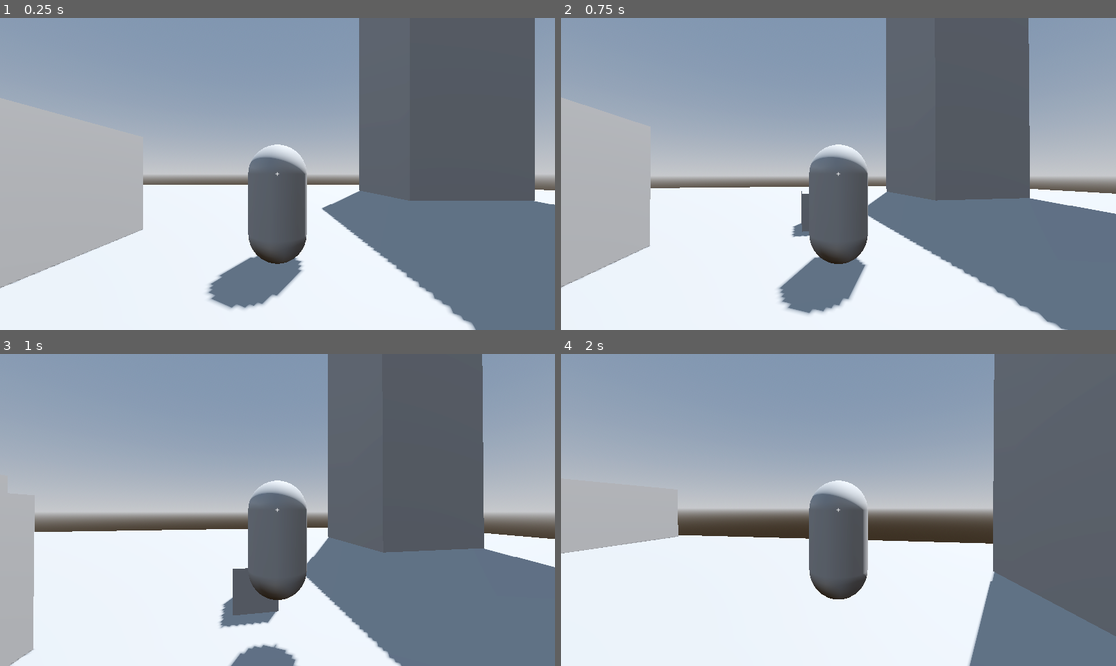
Above: before the commit, frames 1-4 (two rows, left to right).
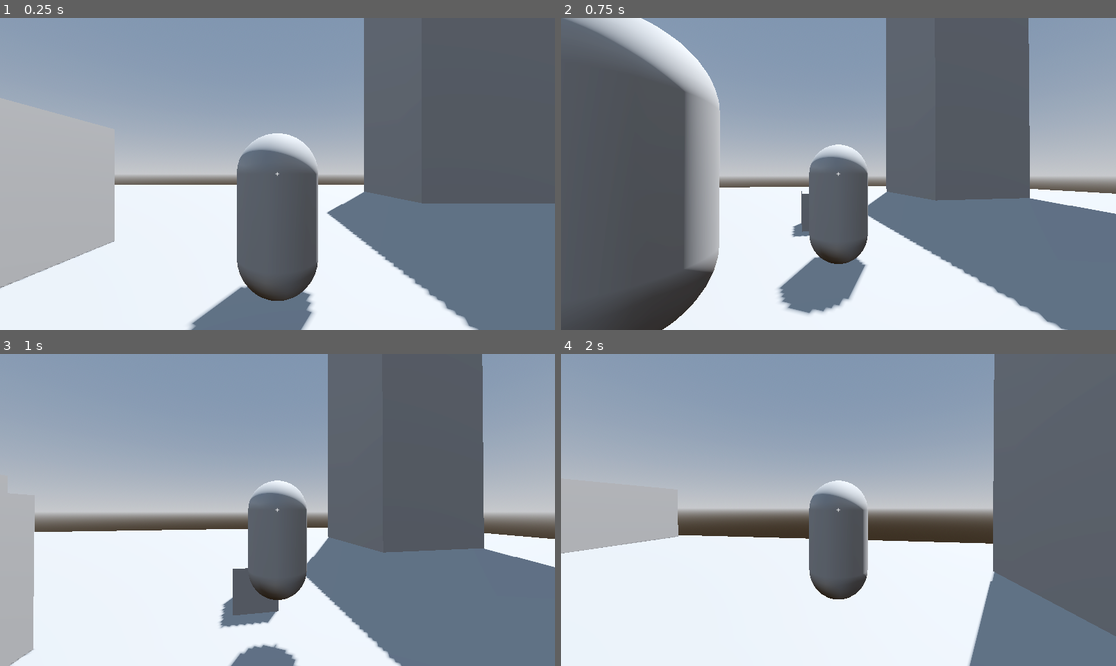
Above: after the commit, the same moments.

Repository: Suzana121/RPG-3D-Game
Game: Godot game, scene res://world/test_level.tscn
Two runs of this game, one before a commit and one after it. Both use one fixed random seed, a clock stepped at 60 frames per second and the inputs below.
Inputs (mouse positions are in pixels of both pictures, inside the frame that each line leads up to):
- Up to frame 1 (0.25 s): no input
- Up to frame 2 (0.75 s): tap Enter at 0.5 s; move the mouse to (866, 174) at 0.52 s; hold W (move_forward) from 0.53 s (still down); hold E (interact) from 0.53 s (still down)
- Up to frame 3 (1 s): keep holding W (move_forward); keep holding E (interact); tap Space (jump) at 0.77 s
- Up to frame 4 (2 s): keep holding W (move_forward); move the mouse to (810, 510) at 1.27 s; release E (interact) at 1.28 s; tap E (interact) at 1.35 s; tap Space (jump) at 1.52 s

The runs differ from the first frame. In frame 1, 10% of the frame differs, in the area x 2-100%, y 0-100%; in frame 2, 25%, in the area x 0-29%, y 0-100%; in frame 3, nothing differs; in frame 4, nothing differs.

Commit message:
Add Pickup scene; fix dangling interaction target and double pickup

Diff:
--- a/actors/player/interaction_ray.gd
+++ b/actors/player/interaction_ray.gd
@@ -1,6 +1,5 @@
 class_name InteractionRay
 extends RayCast3D
-
 
 @export var max_reach: float = 2.5
 
@@ -17,8 +16,19 @@
 			new_target = null
 
 	if new_target != current_target:
-		current_target = new_target
-		EventBus.interaction_target_changed.emit(current_target)
+		_set_target(new_target)
+
+func _set_target(new_target: Interactable) -> void:
+	if current_target and current_target.tree_exiting.is_connected(_on_target_exiting):
+		current_target.tree_exiting.disconnect(_on_target_exiting)
+	current_target = new_target
+	if current_target:
+		current_target.tree_exiting.connect(_on_target_exiting)
+	EventBus.interaction_target_changed.emit(current_target)
+
+func _on_target_exiting() -> void:
+	_set_target(null)
+
 func _unhandled_input(event: InputEvent) -> void:
-	if event.is_action_pressed("interact") and current_target:
+	if event.is_action_pressed("interact") and is_instance_valid(current_target):
 		current_target.interact(owner)
--- a/core/event_bus.gd
+++ b/core/event_bus.gd
@@ -1,3 +1,4 @@
 extends Node
 
 signal interaction_target_changed(target: Interactable)
+signal item_picked_up(item: ItemData, quantity: int)
--- /dev/null
+++ b/data/items/gold.tres
@@ -0,0 +1,13 @@
+[gd_resource type="Resource" script_class="ItemData" load_steps=2 format=3 uid="uid://rte6gjba4o80"]
+
+[ext_resource type="Script" path="res://systems/items/item_data.gd" id="1_cdmnn"]
+
+[resource]
+script = ExtResource("1_cdmnn")
+id = &"gold"
+display_name = "Gold"
+description = ""
+category = 0
+weight = 0.0
+value = 0
+max_stack = 999
--- /dev/null
+++ b/data/items/health_potion.tres
@@ -0,0 +1,13 @@
+[gd_resource type="Resource" script_class="ItemData" load_steps=2 format=3 uid="uid://c03f6s1ph6k0s"]
+
+[ext_resource type="Script" path="res://systems/items/item_data.gd" id="1_y2cry"]
+
+[resource]
+script = ExtResource("1_y2cry")
+id = &"health_potion"
+display_name = "health_potion"
+description = ""
+category = 3
+weight = 0.5
+value = 25
+max_stack = 99
--- /dev/null
+++ b/data/items/iron_dagger.tres
@@ -0,0 +1,15 @@
+[gd_resource type="Resource" script_class="WeaponData" load_steps=2 format=3 uid="uid://ph30ufov1ph3"]
+
+[ext_resource type="Script" path="res://systems/items/weapon_data.gd" id="1_t35d6"]
+
+[resource]
+script = ExtResource("1_t35d6")
+damage = 5
+attack_speed = 1.0
+id = &"iron_dagger"
+display_name = "iron_dagger"
+description = ""
+category = 1
+weight = 2.0
+value = 10
+max_stack = 4
--- /dev/null
+++ b/systems/items/item_data.gd
@@ -0,0 +1,18 @@
+class_name ItemData
+extends Resource
+
+enum Category { MISC, WEAPON, ARMOR, CONSUMABLE, INGREDIENT }
+
+## Stable unique ID, used by save files. Never change it after release.
+@export var id: StringName
+@export var display_name: String = "Unnamed Item"
+@export_multiline var description: String = ""
+@export var category: Category = Category.MISC
+@export var icon: Texture2D
+## Optional 3D model shown when the item lies in the world.
+@export var world_model: PackedScene
+
+@export_group("Economy")
+@export_range(0.0, 100.0, 0.1) var weight: float = 0.0
+@export_range(0, 100000) var value: int = 0
+@export_range(1, 999) var max_stack: int = 1
--- /dev/null
+++ b/systems/items/pickup.gd
@@ -0,0 +1,33 @@
+class_name Pickup
+extends StaticBody3D
+
+@export var item: ItemData
+@export_range(1, 99999) var quantity: int = 1
+
+@onready var _interactable: Interactable = $Interactable
+@onready var _placeholder: MeshInstance3D = $Placeholder
+
+func _ready() -> void:
+	if item == null:
+		push_warning("Pickup '%s' has no item assigned." % name)
+		return
+	_interactable.prompt_text = _build_prompt()
+	_interactable.interacted.connect(_on_interacted)
+	if item.world_model:
+		add_child(item.world_model.instantiate())
+		_placeholder.hide()
+
+func _build_prompt() -> String:
+	if quantity > 1:
+		return "Take %s (%d)" % [item.display_name, quantity]
+	return "Take %s" % item.display_name
+
+
+var _taken := false
+
+func _on_interacted(_interactor = null) -> void:
+	if _taken:
+		return
+	_taken = true
+	EventBus.item_picked_up.emit(item, quantity)
+	queue_free()
--- /dev/null
+++ b/systems/items/pickup.tscn
@@ -0,0 +1,35 @@
+[gd_scene load_steps=6 format=3 uid="uid://dc800e3cvpa1x"]
+
+[ext_resource type="Script" path="res://systems/items/pickup.gd" id="1_q7ujh"]
+[ext_resource type="Script" path="res://actors/components/interactable.gd" id="2_wrfuj"]
+
+[sub_resource type="CapsuleShape3D" id="CapsuleShape3D_ixchh"]
+radius = 0.25
+height = 1.0
+
+[sub_resource type="CapsuleMesh" id="CapsuleMesh_iooux"]
+radius = 0.25
+height = 1.0
+
+[sub_resource type="CapsuleShape3D" id="CapsuleShape3D_02y0n"]
+radius = 0.35
+height = 1.2
+
+[node name="Pickup" type="StaticBody3D"]
+script = ExtResource("1_q7ujh")
+
+[node name="CollisionShape3D" type="CollisionShape3D" parent="."]
+transform = Transform3D(1, 0, 0, 0, 1, 0, 0, 0, 1, 0, 1, 0)
+shape = SubResource("CapsuleShape3D_ixchh")
+
+[node name="Placeholder" type="MeshInstance3D" parent="."]
+transform = Transform3D(1, 0, 0, 0, 1, 0, 0, 0, 1, 0, 1, 0)
+mesh = SubResource("CapsuleMesh_iooux")
+
+[node name="Interactable" type="Area3D" parent="."]
+transform = Transform3D(1, 0, 0, 0, 1, 0, 0, 0, 1, 0, 1, 0)
+collision_layer = 2
+script = ExtResource("2_wrfuj")
+
+[node name="CollisionShape3D" type="CollisionShape3D" parent="Interactable"]
+shape = SubResource("CapsuleShape3D_02y0n")
--- /dev/null
+++ b/systems/items/weapon_data.gd
@@ -0,0 +1,6 @@
+class_name WeaponData
+extends ItemData
+
+@export_group("Combat")
+@export var damage: int = 5
+@export_range(0.1, 3.0, 0.05) var attack_speed: float = 1.0
--- /dev/null
+++ b/world/test_level.gd
@@ -0,0 +1,12 @@
+extends Node3D
+
+
+# Called when the node enters the scene tree for the first time.
+func _ready() -> void:
+	EventBus.item_picked_up.connect(
+		func(item, qty): print("Picked up %s x%d" % [item.display_name, qty]))
+
+
+# Called every frame. 'delta' is the elapsed time since the previous frame.
+func _process(delta: float) -> void:
+	pass
--- a/world/test_level.tscn
+++ b/world/test_level.tscn
@@ -1,9 +1,14 @@
-[gd_scene load_steps=11 format=3 uid="uid://bwkpgll28td3f"]
+[gd_scene load_steps=16 format=3 uid="uid://bwkpgll28td3f"]
 
+[ext_resource type="Script" path="res://world/test_level.gd" id="1_cu6ks"]
 [ext_resource type="PackedScene" uid="uid://bihm686ju2cki" path="res://actors/player/player.tscn" id="1_yp006"]
 [ext_resource type="Script" path="res://world/test_box.gd" id="2_0ftln"]
 [ext_resource type="Script" path="res://actors/components/interactable.gd" id="3_78fgu"]
 [ext_resource type="PackedScene" uid="uid://b6r7iwddftr74" path="res://ui/hud.tscn" id="4_tx7tw"]
+[ext_resource type="PackedScene" uid="uid://dc800e3cvpa1x" path="res://systems/items/pickup.tscn" id="5_prljn"]
+[ext_resource type="Resource" uid="uid://ph30ufov1ph3" path="res://data/items/iron_dagger.tres" id="7_um05v"]
+[ext_resource type="Resource" uid="uid://c03f6s1ph6k0s" path="res://data/items/health_potion.tres" id="8_76gtx"]
+[ext_resource type="Resource" uid="uid://rte6gjba4o80" path="res://data/items/gold.tres" id="9_1toll"]
 
 [sub_resource type="ProceduralSkyMaterial" id="ProceduralSkyMaterial_b8ldn"]
 sky_horizon_color = Color(0.64625, 0.65575, 0.67075, 1)
@@ -26,6 +31,7 @@
 size = Vector3(1.3, 1.3, 1.3)
 
 [node name="TestLevel" type="Node3D"]
+script = ExtResource("1_cu6ks")
 
 [node name="WorldEnvironment" type="WorldEnvironment" parent="."]
 environment = SubResource("Environment_n54bw")
@@ -84,3 +90,15 @@
 shape = SubResource("BoxShape3D_7sabr")
 
 [node name="HUD" parent="." instance=ExtResource("4_tx7tw")]
+
+[node name="Pickup" parent="." instance=ExtResource("5_prljn")]
+transform = Transform3D(1, 0, 0, 0, 1, 0, 0, 0, 1, 0, 0, 2.98629)
+item = ExtResource("7_um05v")
+
+[node name="Pickup2" parent="." instance=ExtResource("5_prljn")]
+transform = Transform3D(1, 0, 0, 0, 1, 0, 0, 0, 1, -1.09952, 0.4565, 2.17426)
+item = ExtResource("8_76gtx")
+
+[node name="Pickup3" parent="." instance=ExtResource("5_prljn")]
+transform = Transform3D(1, 0, 0, 0, 1, 0, 0, 0, 1, 2.09308, 0, 2.98629)
+item = ExtResource("9_1toll")
